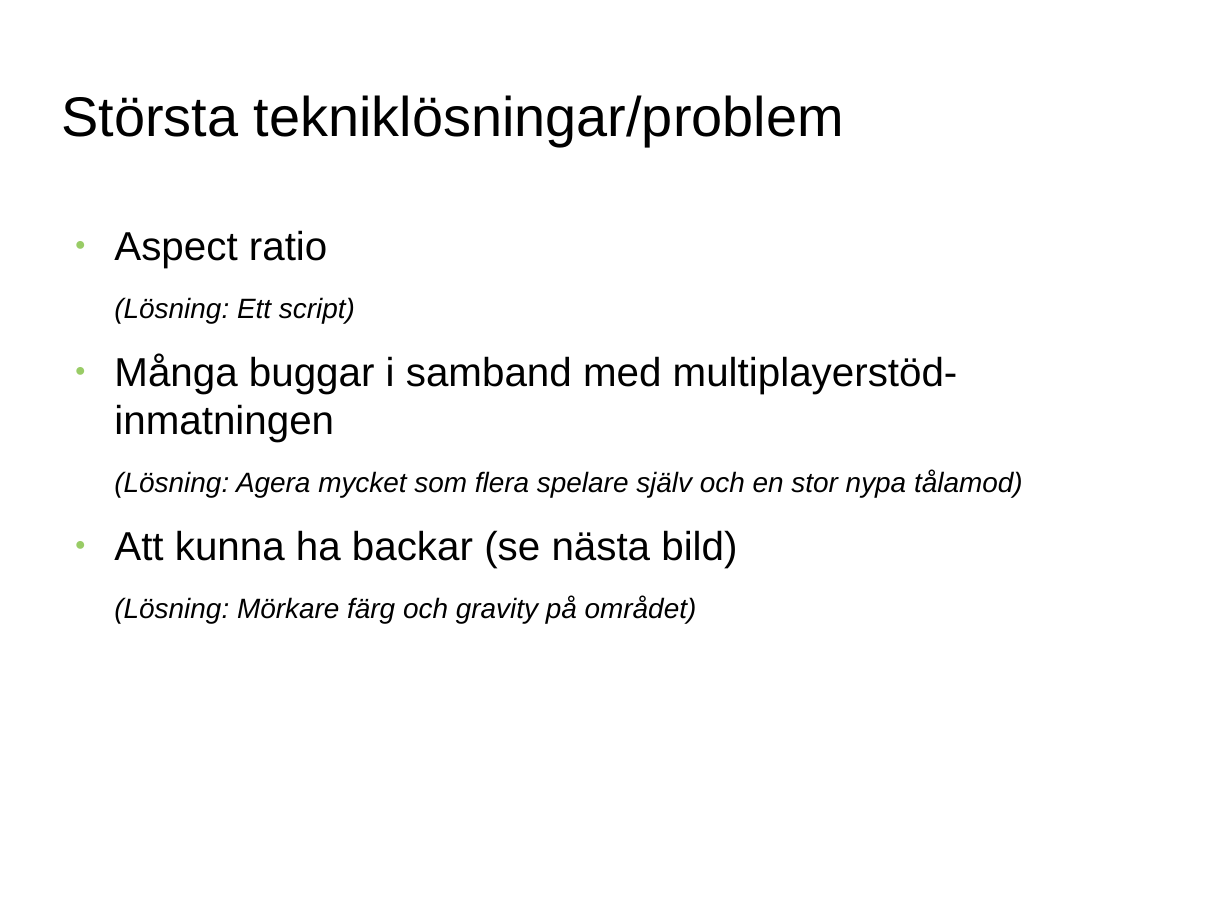
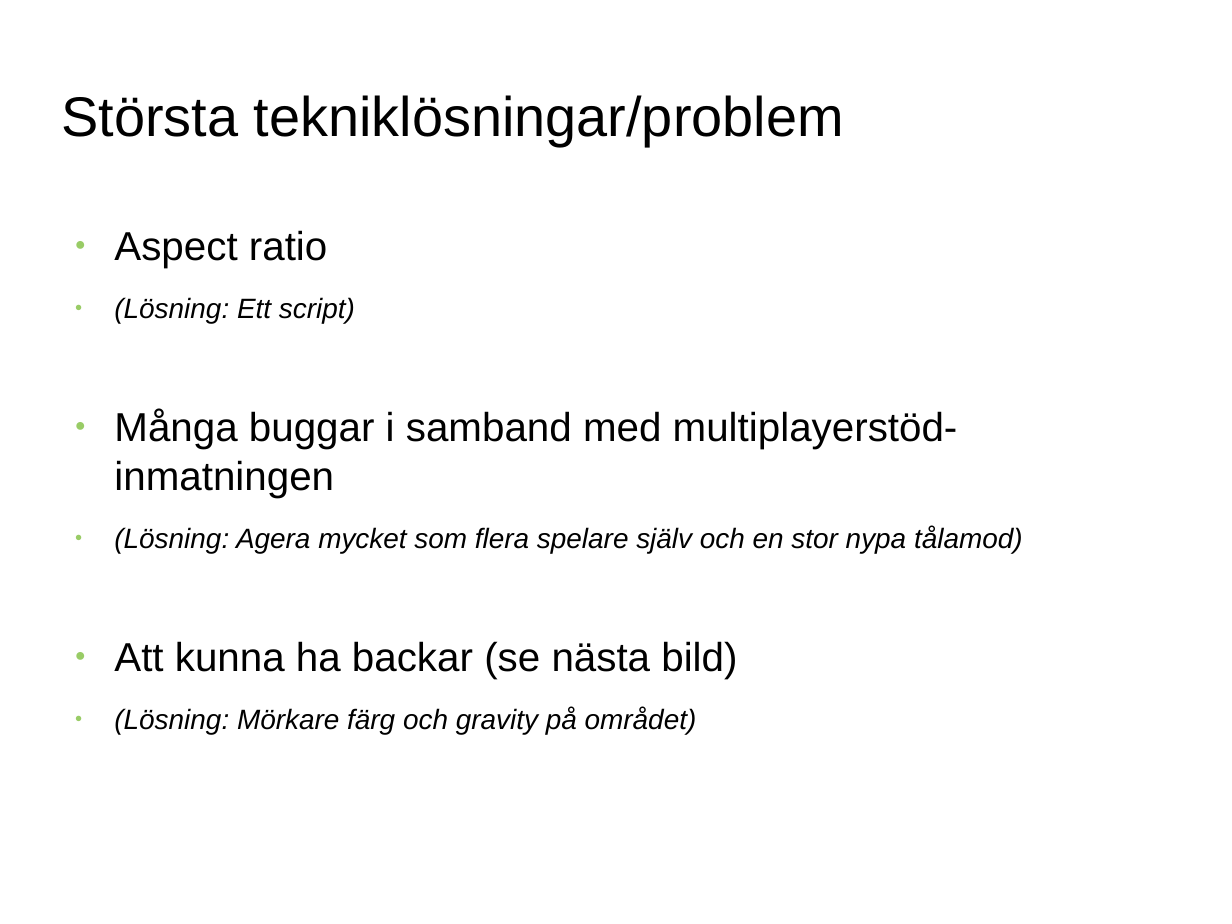
Before and after one commit to Dohmanlechx/DOOS-Golf, a slide deck: slide 5 of Presentation.odp. Drawn at 1232x924 pixels with LibreOffice and Linux fonts; fonts in the diff are those of the drawing; background and template pictures are left out. Boxes give left, top, right and bottom in pixels: in the first picture for what was removed or moved away, otherwise in the second. Text is boxed around its words. In the diff, an @@ line names an element or a change of style, - is before the commit and + after.

```diff
--- a/Presentation.odp
+++ b/Presentation.odp
@@ text at (114,297,1023,734): bullet none to ● @@
```
Also in this commit, not shown: 3 other slides changed, 1 other file.
